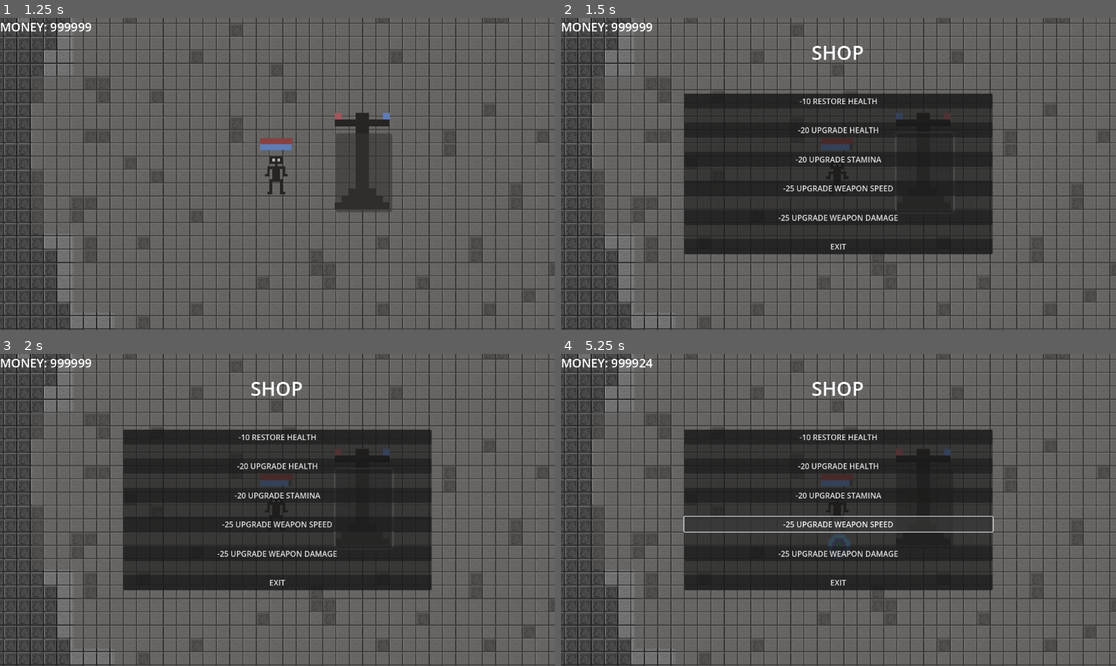
Above: before the commit, frames 1-4 (two rows, left to right).
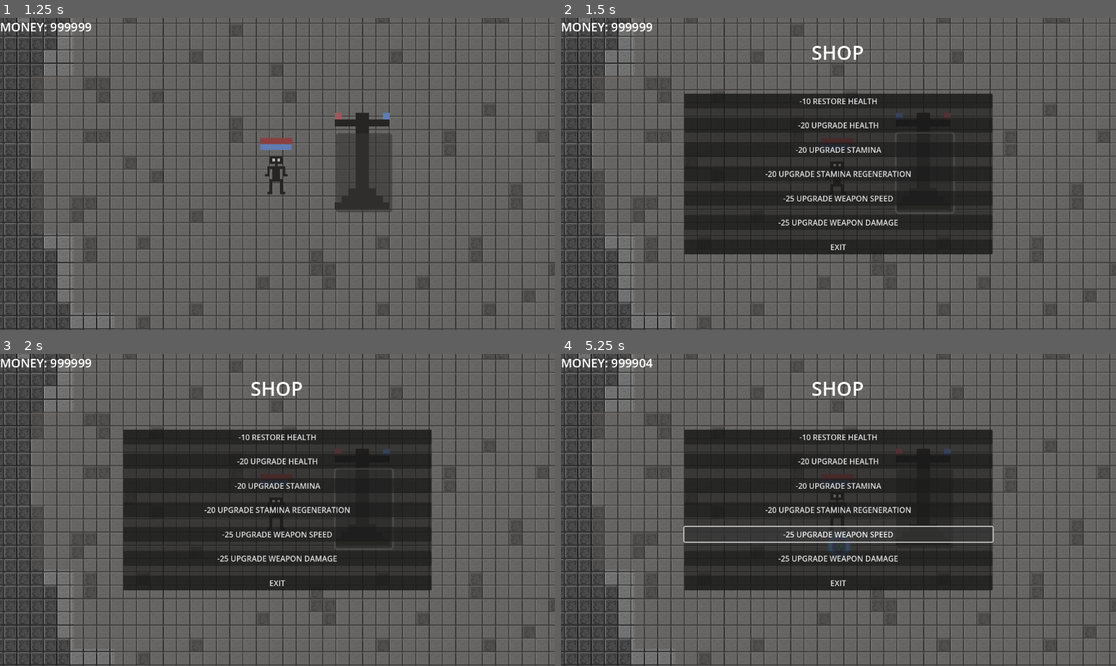
Above: after the commit, the same moments.

Repository: Rapro123/Waves_Game_Repo
Game: Godot game, scene res://scenes/main_menu.tscn
Two runs of this game, one before a commit and one after it. Both use one fixed random seed, a clock stepped at 60 frames per second and the inputs below.
Inputs (mouse positions are in pixels of both pictures, inside the frame that each line leads up to):
- Up to frame 1 (1.25 s): click "PLAY" at 0.5 s
- Up to frame 2 (1.5 s): click (927, 174) at 1.25 s
- Up to frame 3 (2 s): no input
- Up to frame 4 (5.25 s): click (838, 510) at 2 s, where only the run after the commit has a clickable "-20 UPGRADE STAMINA REGENERAT…"; click "-10 RESTORE HEALTH" at 2.75 s; click "-20 UPGRADE HEALTH" at 3.5 s; click "-20 UPGRADE STAMINA" at 4.25 s; click "-25 UPGRADE WEAPON SPEED" at 5 s

Frame 1 is identical in both runs. In frame 2, 2.0% of the frame differs, in the area x 36-71%, y 32-75%; in frame 3, 2.0%; in frame 4, 2.9%, in the area x 14-78%, y 1-75%.

Commit message:
made player stamina speed upgrade

Diff:
--- a/waves-game/scenes/Scripts/gun.gd
+++ b/waves-game/scenes/Scripts/gun.gd
@@ -5,11 +5,12 @@
 const bullet = preload("res://scenes/projectile.tscn")
 var can_shoot = true
 var player_died = false
-var gun_speed := 0.5
+var gun_speed := 0.6
 
 @export var max_stamina = 10
 var stamina: int = max_stamina
 var stamina_out = false
+var stamina_regenerated := 1
 
 @onready var stamina_replenish_timer: Timer = $"stamina_replenish timer"
 @onready var timer: Timer = $gun_speed_timer
@@ -40,8 +41,11 @@
 			stamina_out = true
 			stamina_replenish_timer.start()
 
-	if !Input.is_action_pressed("shoot"):
+	elif !Input.is_action_pressed("shoot") and out_of_combat_stamina_timer.is_stopped():
 		out_of_combat_stamina_timer.start()
+
+	if gun_speed <= 0:
+		gun_speed = 0.1
 
 
 func _on_timer_timeout() -> void:
@@ -55,13 +59,19 @@
 
 
 func _on_stamina_replenish_timer_timeout() -> void:
-	stamina += 1
-	plus_stamina.emit()
+	if stamina < max_stamina:
+		stamina += stamina_regenerated
+
+		if stamina_regenerated > max_stamina:
+			stamina = max_stamina
+
+		print(stamina)
+		plus_stamina.emit()
 
 	if stamina >= 1:
 		stamina_out = false
 
-	if stamina == max_stamina:
+	if stamina >= max_stamina:
 		stamina_replenish_timer.stop()
 
 
--- a/waves-game/scenes/Scripts/player.gd
+++ b/waves-game/scenes/Scripts/player.gd
@@ -87,4 +87,8 @@
 
 
 func _on_score_weapon_speed_upgraded() -> void:
-	gun.gun_speed -= 0.2
+	gun.gun_speed -= 0.1
+
+
+func _on_score_stamina_regen_upgraded() -> void:
+	gun.stamina_regenerated += 2
--- a/waves-game/scenes/Scripts/score.gd
+++ b/waves-game/scenes/Scripts/score.gd
@@ -2,6 +2,7 @@
 signal health_restored
 signal health_upgraded
 signal stamina_upgraded
+signal stamina_regen_upgraded
 signal weapon_speed_upgraded
 signal weapon_damage_upgraded
 
@@ -46,3 +47,9 @@
 	if score >= 25:
 		score -= 25
 		weapon_speed_upgraded.emit()
+
+
+func _on_shop_upgrade_stamina_regen() -> void:
+	if score >= 20:
+		score -= 20
+		stamina_regen_upgraded.emit()
--- a/waves-game/scenes/Scripts/shop.gd
+++ b/waves-game/scenes/Scripts/shop.gd
@@ -2,6 +2,7 @@
 signal restore_health
 signal upgrade_health
 signal upgrade_stamina
+signal upgrade_stamina_regen
 signal upgrade_weapon_speed
 signal upgrade_weapon_damage
 
@@ -32,3 +33,8 @@
 
 func _on_upgrade_weapon_damage_pressed() -> void:
 	upgrade_weapon_damage.emit()
+
+
+func _on_upgrade_stamina_regen_pressed() -> void:
+	print("pressing upgrade")
+	upgrade_stamina_regen.emit()
--- a/waves-game/scenes/main.tscn
+++ b/waves-game/scenes/main.tscn
@@ -345,10 +345,12 @@
 [connection signal="restore_health" from="CanvasLayer/shop" to="CanvasLayer/score" method="_on_shop_restore_health"]
 [connection signal="upgrade_health" from="CanvasLayer/shop" to="CanvasLayer/score" method="_on_shop_upgrade_health"]
 [connection signal="upgrade_stamina" from="CanvasLayer/shop" to="CanvasLayer/score" method="_on_shop_upgrade_stamina"]
+[connection signal="upgrade_stamina_regen" from="CanvasLayer/shop" to="CanvasLayer/score" method="_on_shop_upgrade_stamina_regen"]
 [connection signal="upgrade_weapon_damage" from="CanvasLayer/shop" to="CanvasLayer/score" method="_on_shop_upgrade_weapon_damage"]
 [connection signal="upgrade_weapon_speed" from="CanvasLayer/shop" to="CanvasLayer/score" method="_on_shop_upgrade_weapon_speed"]
 [connection signal="health_restored" from="CanvasLayer/score" to="player" method="_on_score_health_restored"]
 [connection signal="health_upgraded" from="CanvasLayer/score" to="player" method="_on_score_health_upgraded"]
+[connection signal="stamina_regen_upgraded" from="CanvasLayer/score" to="player" method="_on_score_stamina_regen_upgraded"]
 [connection signal="stamina_upgraded" from="CanvasLayer/score" to="player" method="_on_score_stamina_upgraded"]
 [connection signal="weapon_damage_upgraded" from="CanvasLayer/score" to="player" method="_on_score_weapon_damage_upgraded"]
 [connection signal="weapon_speed_upgraded" from="CanvasLayer/score" to="player" method="_on_score_weapon_speed_upgraded"]
--- a/waves-game/scenes/shop.tscn
+++ b/waves-game/scenes/shop.tscn
@@ -52,6 +52,12 @@
 size_flags_stretch_ratio = 0.5
 text = "-20 UPGRADE STAMINA"
 
+[node name="upgrade stamina regen" type="Button" parent="PanelContainer/VBoxContainer"]
+layout_mode = 2
+size_flags_vertical = 2
+size_flags_stretch_ratio = 0.5
+text = "-20 UPGRADE STAMINA REGENERATION"
+
 [node name="upgrade weapon speed" type="Button" parent="PanelContainer/VBoxContainer"]
 layout_mode = 2
 size_flags_vertical = 2
@@ -82,6 +88,7 @@
 [connection signal="pressed" from="PanelContainer/VBoxContainer/restore health" to="." method="_on_restore_health_pressed"]
 [connection signal="pressed" from="PanelContainer/VBoxContainer/upgrade health" to="." method="_on_upgrade_health_pressed"]
 [connection signal="pressed" from="PanelContainer/VBoxContainer/upgrade stamina" to="." method="_on_upgrade_stamina_pressed"]
+[connection signal="pressed" from="PanelContainer/VBoxContainer/upgrade stamina regen" to="." method="_on_upgrade_stamina_regen_pressed"]
 [connection signal="pressed" from="PanelContainer/VBoxContainer/upgrade weapon speed" to="." method="_on_upgrade_weapon_speed_pressed"]
 [connection signal="pressed" from="PanelContainer/VBoxContainer/upgrade weapon damage" to="." method="_on_upgrade_weapon_damage_pressed"]
 [connection signal="pressed" from="PanelContainer/VBoxContainer/exit" to="." method="_on_exit_pressed"]
